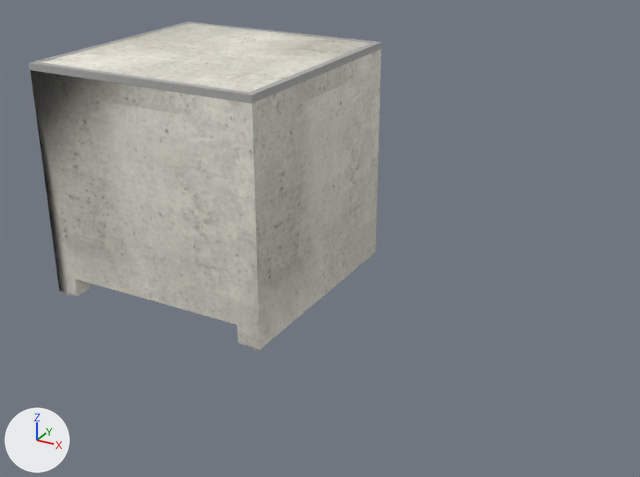
The glTF model public/katalog/modelle/table-125.gltf as it was, and as the next commit left it.
Before and after are seen from a 50 mm lens placed at (2.6, -3.63, 2.16), pointed at (0.63, -0.05, 0.37). Every picture has the same lights, and +X, +Y and +Z are marked at lower left. The older version comes first.

The first picture shows 'SK1164_Table_125.001'.
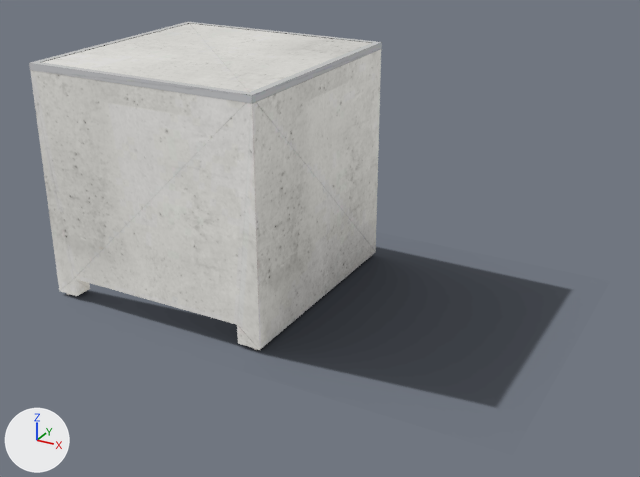
The change, as a list of edits to the scene's bpy script:
```text
Add img_table_125_licht:
    img_table_125_licht = load_image('table-125_licht', 'texturen/table-125_licht.jpg', 2048, 2048, 'sRGB')
Add img_table_125_schatten:
    img_table_125_schatten = load_image('table-125_schatten', 'texturen/table-125_schatten.png', 294, 201, 'sRGB')
Change mat_beton_web_106:
    remove # nodes: BsdfPrincipled, NormalMap, OutputMaterial, TexImage x2, UVMap x2
    remove # uses the picture img_table_125_farbe
    remove # uses the picture img_table_125_normal
    nodes: BsdfTransparent, Emission, LightPath, MixShader, OutputMaterial, TexImage, UVMap
    uses the picture img_table_125_licht
Add mat_schatten_088:
    mat_schatten_088 = bpy.data.materials.new('Schatten.088')
    # uses the picture img_table_125_schatten
Add me_schatten:
    me_schatten.from_pydata(...)  # 4 vertices, 2 faces; spans x -0.65..1.89, y -0.8..0.94, z 0.0
    me_schatten.materials.append(mat_schatten_088)
Add ob_schatten:
    ob_schatten = bpy.data.objects.new('Schatten', me_schatten)
    ob_schatten.location = (0.0, 0.0, 0.0)
```

Location of each change, (x1, y1, x2, y2) in pixels of the pictures (640 x 477 px):
'SK1164_Table_125.001', surface changed
    both: (29, 22, 382, 350)
'Schatten', added
    after: (65, 247, 570, 406)
